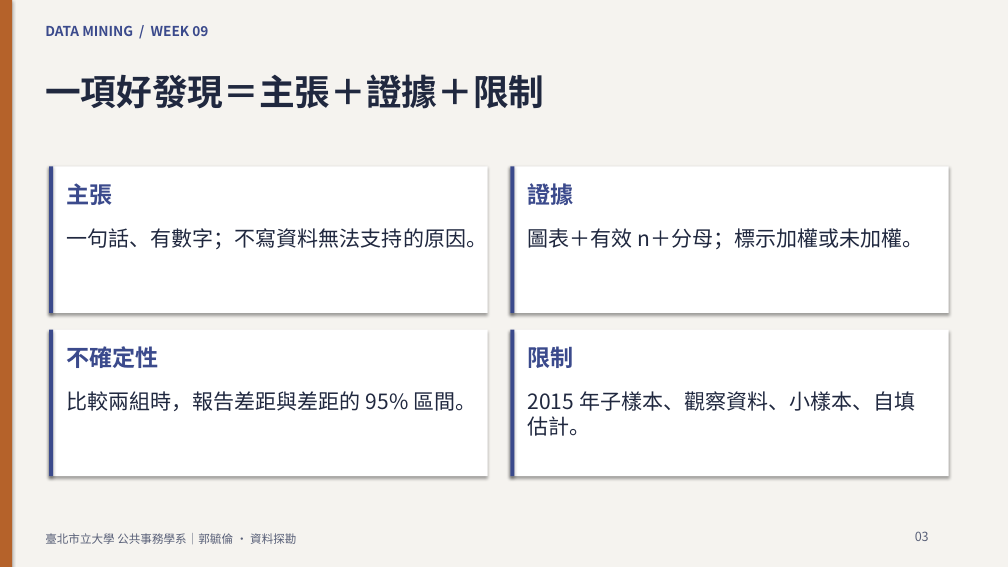
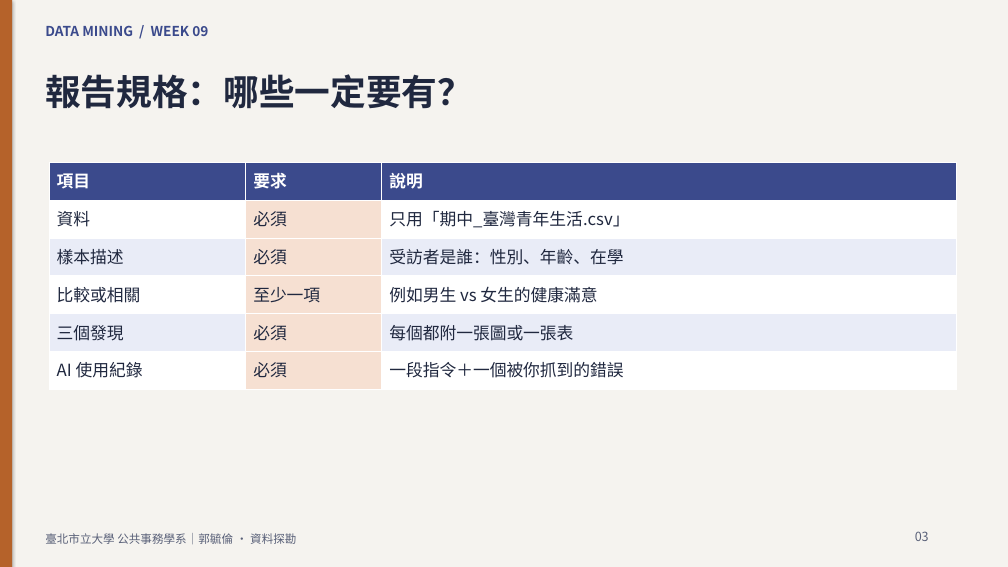
Before and after one commit to knut921/datamining-course, a slide deck: slide 3 of assets/slides/week09.pptx. Drawn at 1008x567 pixels with LibreOffice and Linux fonts; fonts in the diff are those of the drawing. Boxes give left, top, right and bottom in pixels: in the first picture for what was removed or moved away, otherwise in the second. Text is boxed around its words. In the diff, an @@ line names an element or a change of style, - is before the commit and + after.

```diff
--- a/assets/slides/week09.pptx
+++ b/assets/slides/week09.pptx
@@ text at bbox=[45, 74, 473, 109]: text changed @@
-一項好發現＝主張＋證據＋限制
+報告規格：哪些一定要有？
@@ rectangle removed at bbox=[49, 166, 488, 313] @@
@@ rectangle removed at bbox=[49, 166, 54, 313] @@
@@ table added at bbox=[49, 163, 957, 389], 6 rows, 3 columns @@
+項目 | 要求 | 說明
+資料 | 必須 | 只用「期中_臺灣青年生活.csv」
+樣本描述 | 必須 | 受訪者是誰：性別、年齡、在學
+比較或相關 | 至少一項 | 例如男生 vs 女生的健康滿意
+三個發現 | 必須 | 每個都附一張圖或一張表
+AI 使用紀錄 | 必須 | 一段指令＋一個被你抓到的錯誤
@@ rectangle removed at bbox=[510, 166, 949, 313] @@
@@ rectangle removed at bbox=[510, 166, 515, 313] @@
@@ text removed at bbox=[528, 179, 574, 208] @@
-證據
@@ text removed at bbox=[66, 183, 112, 205] @@
-主張
@@ text removed at bbox=[66, 228, 487, 249] @@
-一句話、有數字；不寫資料無法支持的原因。
@@ text removed at bbox=[528, 228, 924, 249] @@
-圖表＋有效 n＋分母；標示加權或未加權。
@@ rectangle removed at bbox=[49, 330, 488, 476] @@
@@ rectangle removed at bbox=[49, 330, 54, 476] @@
@@ text removed at bbox=[66, 346, 158, 368] @@
-不確定性
@@ rectangle removed at bbox=[510, 330, 949, 476] @@
@@ rectangle removed at bbox=[510, 330, 515, 476] @@
@@ text removed at bbox=[528, 346, 574, 368] @@
-限制
@@ text removed at bbox=[66, 391, 476, 411] @@
-比較兩組時，報告差距與差距的 95% 區間。
@@ text removed at bbox=[528, 391, 916, 436] @@
-2015 年子樣本、觀察資料、小樣本、自填估計。
```
Also in this commit, not shown: 13 other slides changed, 2 slides added, 1 slide removed, 17 other files.
